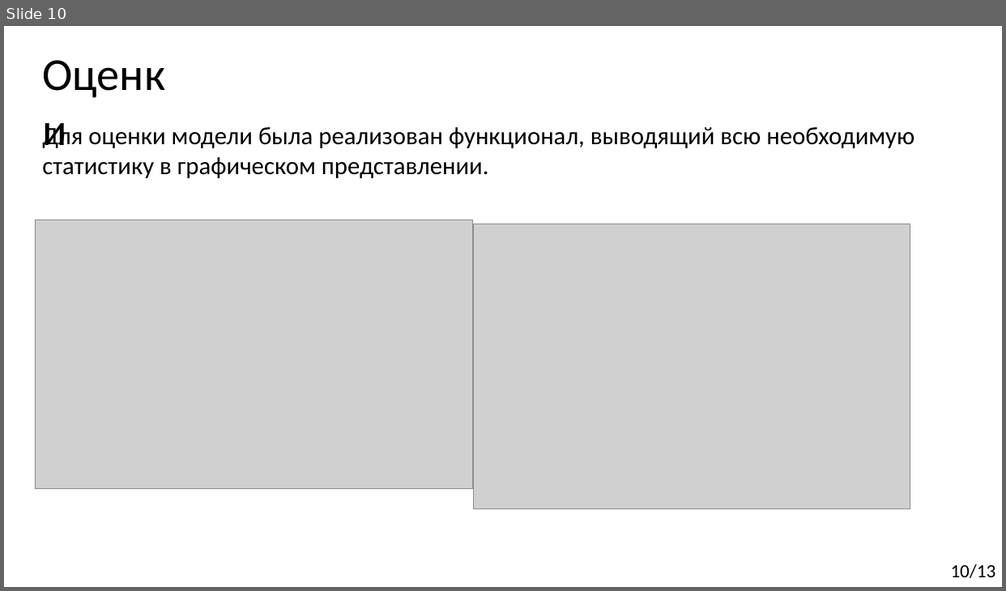
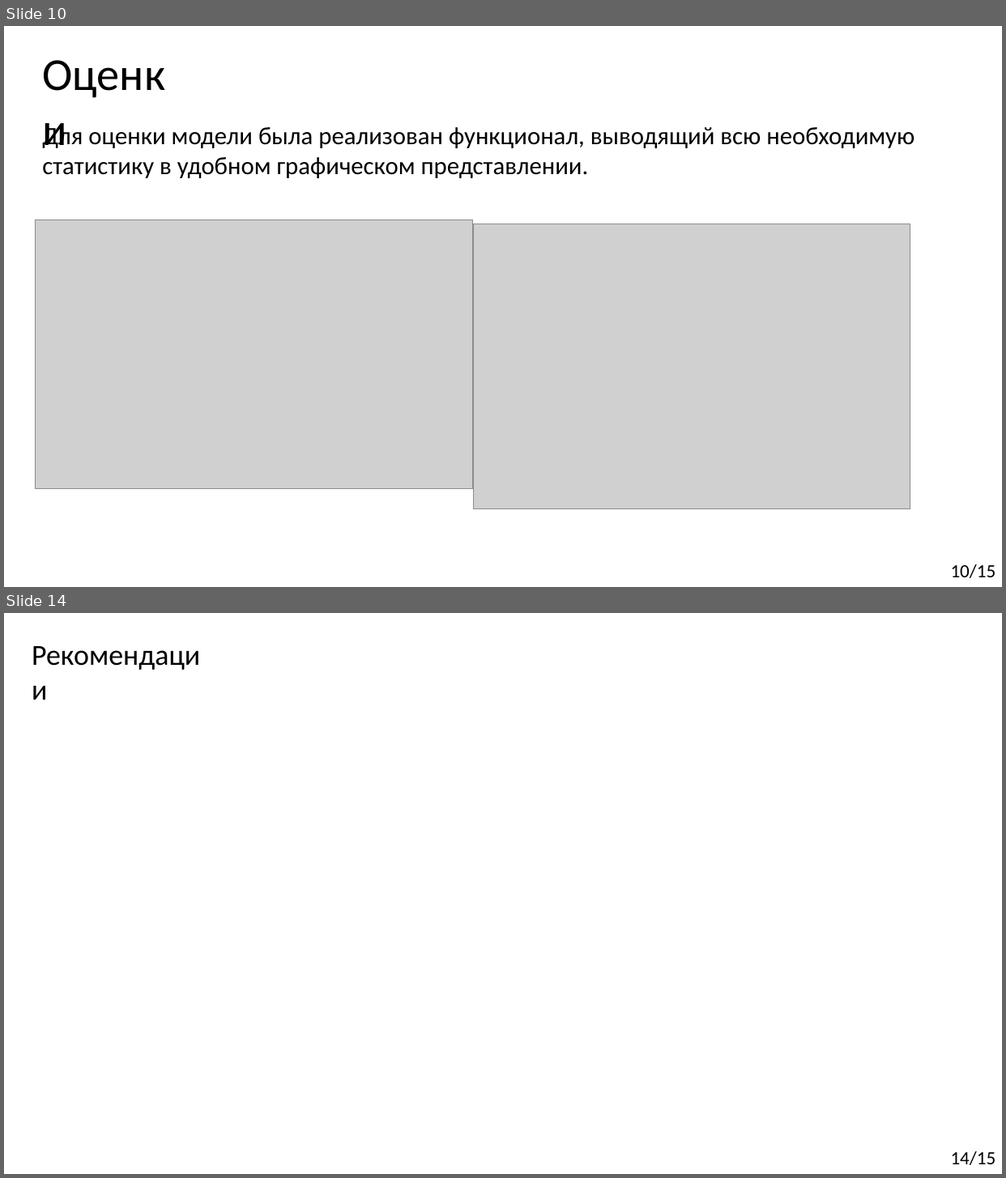
Before and after one commit to Kirmark/bachelor-qualification-work, a slide deck: presentation/presentation.pptx. Shown one above the other, each under a label of ours: slide 10 before the commit, slides 10 and 14 after it; the slides between them are not shown. The pictures are 1006x591 and 1006x1178 pixels, drawn with LibreOffice and Linux fonts; fonts in the diff are those of the drawing; grey boxes stand for pictures. Boxes give left, top, right and bottom in pixels: in the first picture for what was removed or moved away, otherwise in the second. Text is boxed around its words. In the diff, an @@ line names an element or a change of style, - is before the commit and + after.

```diff
--- a/presentation/presentation.pptx
+++ b/presentation/presentation.pptx
@@ slide 14 added at bbox=[4, 613, 1002, 1174], background #FFFFFF @@
@@ text added at bbox=[24, 632, 224, 675], 28 pt, text #000000 @@
+Рекомендации
@@ text added at bbox=[951, 1152, 996, 1165], 18 pt, text #000000 @@
+14/15
@@ slide 10 changed as well @@
@@ text at bbox=[42, 123, 914, 178]: text changed @@
-Для оценки модели была реализован функционал, выводящий всю необходимую статистику в графическом представлении.
+Для оценки модели была реализован функционал, выводящий всю необходимую статистику в удобном графическом представлении.
@@ text at bbox=[951, 565, 996, 578]: text changed @@
-10/13
+10/15
```
Also in this commit, not shown: 9 other slides changed, 3 other slides added, 2 slides removed, 11 other files.
